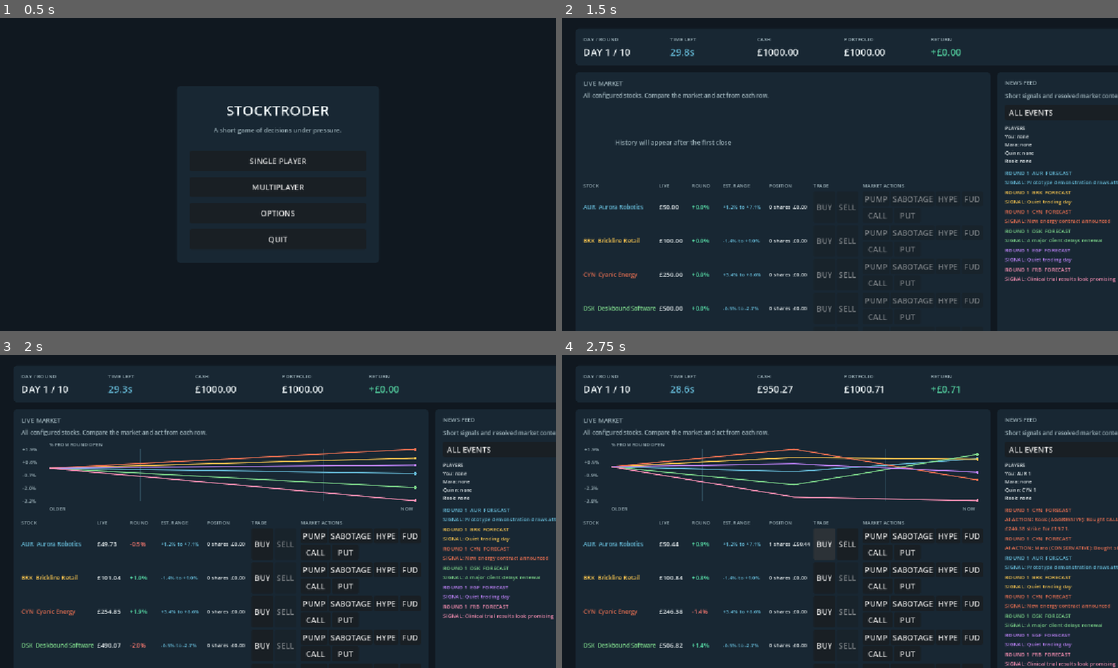
Above: before the commit, frames 1-4 (two rows, left to right).
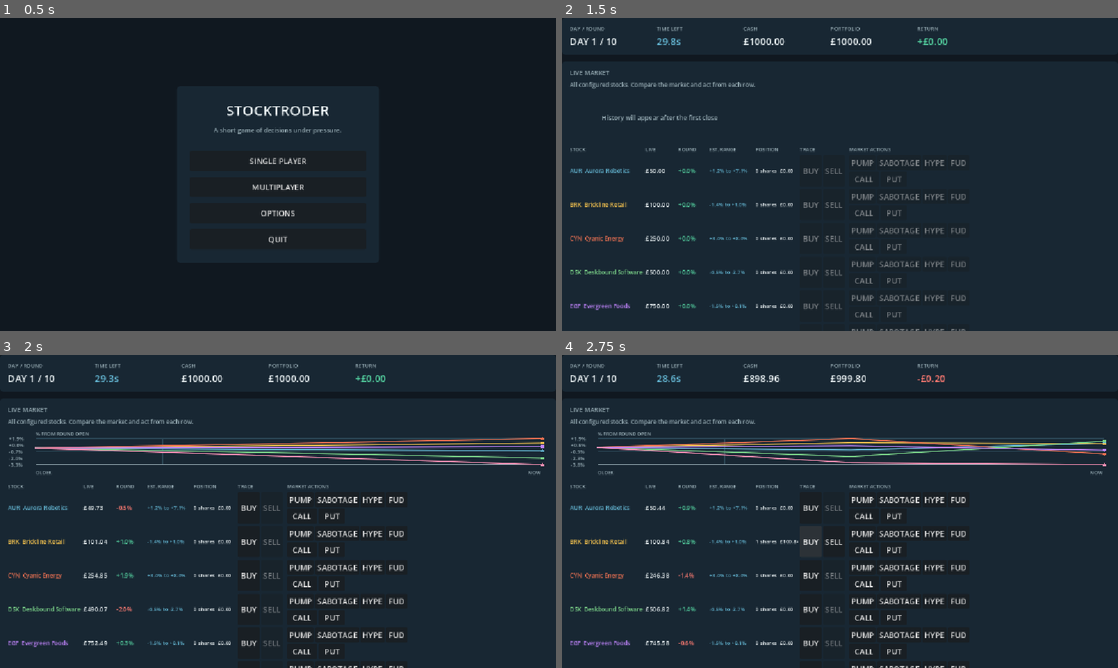
Above: after the commit, the same moments.

Repository: hardcoregandhi/stock-troder
Game: Godot game, scene res://scenes/main.tscn
Two runs of this game, one before a commit and one after it. Both use one fixed random seed, a clock stepped at 60 frames per second and the inputs below.
Inputs:
- Up to frame 1 (0.5 s): no input
- Up to frame 2 (1.5 s): click "SINGLE PLAYER" at 0.5 s; click "START TRADING" at 1.25 s
- Up to frame 3 (2 s): no input
- Up to frame 4 (2.75 s): click "BUY" at 2 s

Frame 1 is identical in both runs. In frame 2, 9.3% of the frame differs, in the area x 1-100%, y 2-100%; in frame 3, 15%; in frame 4, 15%.

Commit message:
Refactor dashboard for responsive browser layout

Diff:
--- a/scripts/presentation/trading_dashboard.gd
+++ b/scripts/presentation/trading_dashboard.gd
@@ -39,6 +39,23 @@
 var news_history: Array[Dictionary] = []
 var pause_layer: Control
 var start_trading_button: Button
+var responsive_page: Control
+var dashboard_body: HBoxContainer
+var secondary_tabs: TabContainer
+var secondary_panel: Control
+
+class ResponsiveShell extends Control:
+	var content: Control
+	var max_content_width: float = 2880.0
+	var horizontal_gutter: float = 28.0
+
+	func _notification(what: int) -> void:
+		if what != NOTIFICATION_RESIZED or content == null:
+			return
+		var available_width := maxf(0.0, size.x - horizontal_gutter * 2.0)
+		var content_width := minf(max_content_width, available_width)
+		content.position = Vector2((size.x - content_width) * 0.5, 22.0)
+		content.size = Vector2(content_width, maxf(0.0, size.y - 44.0))
 
 class StockHistoryChart extends Control:
 	var series: Array[Dictionary] = []
@@ -125,23 +142,48 @@
 	background.color = BG
 	background.set_anchors_and_offsets_preset(Control.PRESET_FULL_RECT)
 	add_child(background)
-	var margin := MarginContainer.new()
-	margin.set_anchors_and_offsets_preset(Control.PRESET_FULL_RECT)
-	margin.add_theme_constant_override("margin_left", 28)
-	margin.add_theme_constant_override("margin_top", 22)
-	margin.add_theme_constant_override("margin_right", 28)
-	margin.add_theme_constant_override("margin_bottom", 22)
-	add_child(margin)
-	var page := VBoxContainer.new()
-	page.add_theme_constant_override("separation", 14)
-	margin.add_child(page)
-	page.add_child(_build_status_bar())
-	var body := HBoxContainer.new()
-	body.size_flags_vertical = Control.SIZE_EXPAND_FILL
-	body.add_theme_constant_override("separation", 14)
-	page.add_child(body)
-	body.add_child(_build_market_panel())
-	body.add_child(_build_news_panel())
+	var shell := ResponsiveShell.new()
+	shell.set_anchors_and_offsets_preset(Control.PRESET_FULL_RECT)
+	shell.clip_contents = true
+	add_child(shell)
+	responsive_page = Control.new()
+	responsive_page.set_anchors_and_offsets_preset(Control.PRESET_FULL_RECT)
+	shell.content = responsive_page
+	shell.add_child(responsive_page)
+	var page_layout := VBoxContainer.new()
+	page_layout.set_anchors_and_offsets_preset(Control.PRESET_FULL_RECT)
+	page_layout.add_theme_constant_override("separation", 14)
+	responsive_page.add_child(page_layout)
+	page_layout.add_child(_build_status_bar())
+	dashboard_body = HBoxContainer.new()
+	dashboard_body.size_flags_vertical = Control.SIZE_EXPAND_FILL
+	dashboard_body.size_flags_horizontal = Control.SIZE_EXPAND_FILL
+	dashboard_body.custom_minimum_size = Vector2.ZERO
+	dashboard_body.add_theme_constant_override("separation", 14)
+	page_layout.add_child(dashboard_body)
+	var market_panel := _build_market_panel()
+	market_panel.size_flags_horizontal = Control.SIZE_EXPAND_FILL
+	dashboard_body.add_child(market_panel)
+	var news_panel := _build_news_panel()
+	news_panel.custom_minimum_size.x = 380
+	news_panel.size_flags_horizontal = Control.SIZE_SHRINK_END
+	secondary_panel = news_panel
+	dashboard_body.add_child(news_panel)
+	_apply_responsive_layout()
+
+func _notification(what: int) -> void:
+	if what == NOTIFICATION_RESIZED:
+		_apply_responsive_layout()
+
+func _apply_responsive_layout() -> void:
+	if chart == null or dashboard_body == null:
+		return
+	var viewport_size := size
+	var compact := viewport_size.x < 1500.0
+	if secondary_panel != null:
+		secondary_panel.visible = not compact
+	var viewport_height := viewport_size.y
+	chart.custom_minimum_size.y = 102.0 if compact else clampf(viewport_height * 0.28, 220.0, 330.0)
 
 func _unhandled_input(event: InputEvent) -> void:
 	if event is InputEventKey and event.pressed and not event.echo and event.keycode == KEY_ESCAPE:
@@ -167,6 +209,9 @@
 	cash_label = _status_item(grid, "CASH", "£0.00", TEXT)
 	portfolio_label = _status_item(grid, "PORTFOLIO", "£0.00", TEXT)
 	return_label = _status_item(grid, "RETURN", "£0.00", POSITIVE)
+	var status_spacer := Control.new()
+	status_spacer.size_flags_horizontal = Control.SIZE_EXPAND_FILL
+	row.add_child(status_spacer)
 	network_status = _label("", 12, MUTED)
 	network_status.horizontal_alignment = HORIZONTAL_ALIGNMENT_RIGHT
 	network_status.vertical_alignment = VERTICAL_ALIGNMENT_CENTER
@@ -186,6 +231,7 @@
 func _build_market_panel() -> Control:
 	var panel := _panel()
 	panel.custom_minimum_size.x = 690
+	panel.custom_minimum_size.y = 0
 	panel.size_flags_horizontal = Control.SIZE_EXPAND_FILL
 	var content := VBoxContainer.new()
 	content.add_theme_constant_override("separation", 8)
@@ -199,6 +245,8 @@
 	stock_list = GridContainer.new()
 	stock_list.columns = 7
 	stock_list.size_flags_horizontal = Control.SIZE_EXPAND_FILL
+	stock_list.size_flags_vertical = Control.SIZE_SHRINK_BEGIN
+	stock_list.custom_minimum_size.y = 0
 	stock_list.add_theme_constant_override("h_separation", 6)
 	stock_list.add_theme_constant_override("v_separation", 5)
 	_build_stock_header()
@@ -210,13 +258,22 @@
 
 func _build_news_panel() -> Control:
 	var panel := _panel()
-	panel.custom_minimum_size.x = 360
+	panel.custom_minimum_size.x = 380
+	panel.custom_minimum_size.y = 0
 	panel.size_flags_horizontal = Control.SIZE_EXPAND_FILL
 	var content := VBoxContainer.new()
 	content.add_theme_constant_override("separation", 10)
 	panel.add_child(content)
-	content.add_child(_label("NEWS FEED", 12, MUTED))
-	content.add_child(_label("Short signals and resolved market context.", 12, MUTED))
+	secondary_tabs = TabContainer.new()
+	secondary_tabs.size_flags_vertical = Control.SIZE_EXPAND_FILL
+	secondary_tabs.size_flags_horizontal = Control.SIZE_EXPAND_FILL
+	content.add_child(secondary_tabs)
+	var news_tab := VBoxContainer.new()
+	news_tab.name = "NEWS"
+	news_tab.add_theme_constant_override("separation", 8)
+	secondary_tabs.add_child(news_tab)
+	news_tab.add_child(_label("LIVE NEWS", 12, MUTED))
+	news_tab.add_child(_label("Trades, forecasts, actions, and resolved stories.", 11, MUTED))
 	news_filter = OptionButton.new()
 	news_filter.add_item("ALL EVENTS", 0)
 	news_filter.add_item("TRADES", 1)
@@ -224,14 +281,21 @@
 	news_filter.add_item("FORECASTS", 3)
 	news_filter.add_item("RESOLVED", 4)
 	news_filter.item_selected.connect(_on_news_filter_selected)
-	content.add_child(news_filter)
+	news_tab.add_child(news_filter)
+	news_feed = VBoxContainer.new()
+	news_feed.size_flags_vertical = Control.SIZE_EXPAND_FILL
+	news_feed.custom_minimum_size.y = 0
+	news_feed.add_theme_constant_override("separation", 5)
+	news_tab.add_child(news_feed)
+	var players_tab := VBoxContainer.new()
+	players_tab.name = "PLAYERS"
+	players_tab.add_theme_constant_override("separation", 8)
+	secondary_tabs.add_child(players_tab)
+	players_tab.add_child(_label("PLAYERS", 12, MUTED))
+	players_tab.add_child(_label("Visible positions for counter-strategy.", 11, MUTED))
 	opponent_holdings_label = _label("PLAYERS\nLoading portfolios...", 10, TEXT)
 	opponent_holdings_label.autowrap_mode = TextServer.AUTOWRAP_WORD_SMART
-	content.add_child(opponent_holdings_label)
-	news_feed = VBoxContainer.new()
-	news_feed.size_flags_vertical = Control.SIZE_EXPAND_FILL
-	news_feed.add_theme_constant_override("separation", 5)
-	content.add_child(news_feed)
+	players_tab.add_child(opponent_holdings_label)
 	return panel
 
 func _panel() -> PanelContainer:
